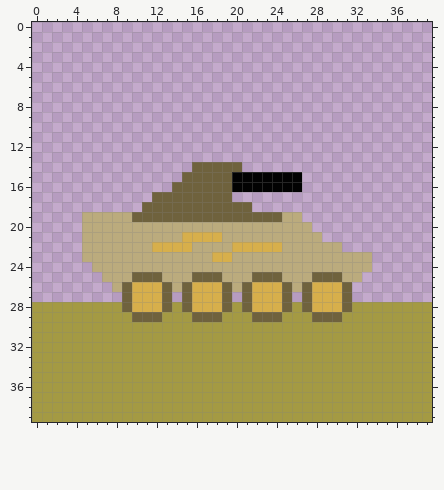
Pixel-art sprite -- static/units/infernustank/InfernusTank.png. The picture above is the old version.
The file is 40x40 pixels.
Once edited:
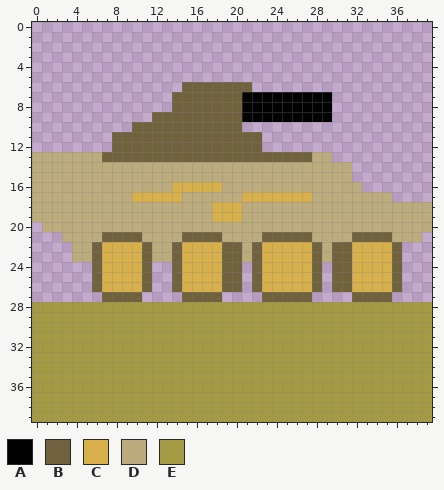
Palette (. is transparent): A #020202  B #6f623d  C #d7af4b  D #bbab7d  E #a49a43
The edit:
@@ x 0..39 @@
  5 ........................................
- 6 ........................................
- 7 ........................................
- 8 ........................................
- 9 ........................................
-10 ........................................
-11 ........................................
-12 ........................................
-13 ........................................
-14 ................BBBBB...................
-15 ...............BBBBBAAAAAAA.............
-16 ..............BBBBBBAAAAAAA.............
-17 ............BBBBBBBB....................
-18 ...........BBBBBBBBBBB..................
-19 .....DDDDDBBBBBBBBBBBBBBBDD.............
-20 .....DDDDDDDDDDDDDDDDDDDDDDD............
-21 .....DDDDDDDDDDCCCCDDDDDDDDDD...........
-22 .....DDDDDDDCCCCDDDDCCCCCDDDDDD.........
-23 .....DDDDDDDDDDDDDCCDDDDDDDDDDDDDD......
-24 ......DDDDDDDDDDDDDDDDDDDDDDDDDDDD......
-25 .......DDDBBBDDDBBBDDDBBBDDDBBBDD.......
-26 ........DBCCCBDBCCCBDBCCCBDBCCCB........
-27 .........BCCCB.BCCCB.BCCCB.BCCCB........
-28 EEEEEEEEEBCCCBEBCCCBEBCCCBEBCCCBEEEEEEEE
-29 EEEEEEEEEEBBBEEEBBBEEEBBBEEEBBBEEEEEEEEE
+ 6 ...............BBBBBBB..................
+ 7 ..............BBBBBBBAAAAAAAAA..........
+ 8 ..............BBBBBBBAAAAAAAAA..........
+ 9 ............BBBBBBBBBAAAAAAAAA..........
+10 ..........BBBBBBBBBBB...................
+11 ........BBBBBBBBBBBBBBB.................
+12 ........BBBBBBBBBBBBBBB.................
+13 DDDDDDDBBBBBBBBBBBBBBBBBBBBBDD..........
+14 DDDDDDDDDDDDDDDDDDDDDDDDDDDDDDDD........
+15 DDDDDDDDDDDDDDDDDDDDDDDDDDDDDDDD........
+16 DDDDDDDDDDDDDDCCCCCDDDDDDDDDDDDDD.......
+17 DDDDDDDDDDCCCCCDDDDDDCCCCCCCDDDDDDDD....
+18 DDDDDDDDDDDDDDDDDDCCCDDDDDDDDDDDDDDDDDDD
+19 DDDDDDDDDDDDDDDDDDCCCDDDDDDDDDDDDDDDDDDD
+20 .DDDDDDDDDDDDDDDDDDDDDDDDDDDDDDDDDDDDDDD
+21 ...DDDDBBBBDDDDBBBBDDDDBBBBBDDDDBBBBDDD.
+22 ....DDBCCCCBDDBCCCCBBDBCCCCCBDBBCCCCB...
+23 ....DDBCCCCBDDBCCCCBBDBCCCCCBDBBCCCCB...
+24 ......BCCCCB..BCCCCBB.BCCCCCB.BBCCCCB...
+25 ......BCCCCB..BCCCCBB.BCCCCCB.BBCCCCB...
+26 ......BCCCCB..BCCCCBB.BCCCCCB.BBCCCCB...
+27 .......BBBB....BBBB....BBBBB....BBBB....
+28 EEEEEEEEEEEEEEEEEEEEEEEEEEEEEEEEEEEEEEEE
+29 EEEEEEEEEEEEEEEEEEEEEEEEEEEEEEEEEEEEEEEE
 30 EEEEEEEEEEEEEEEEEEEEEEEEEEEEEEEEEEEEEEEE
